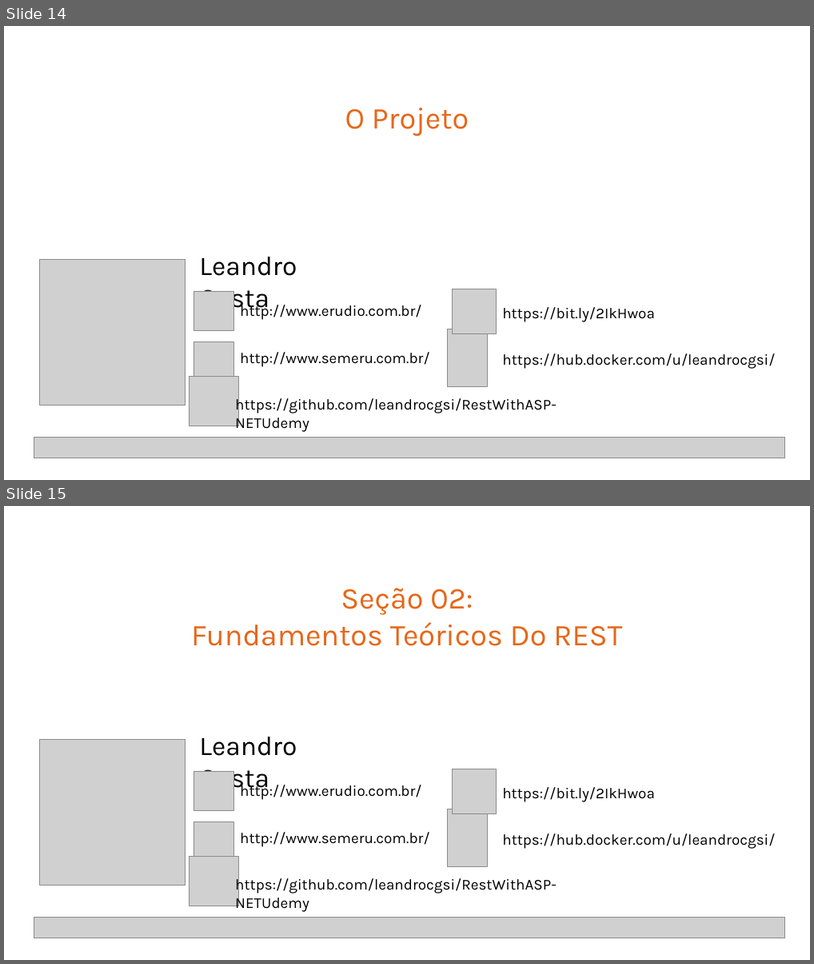
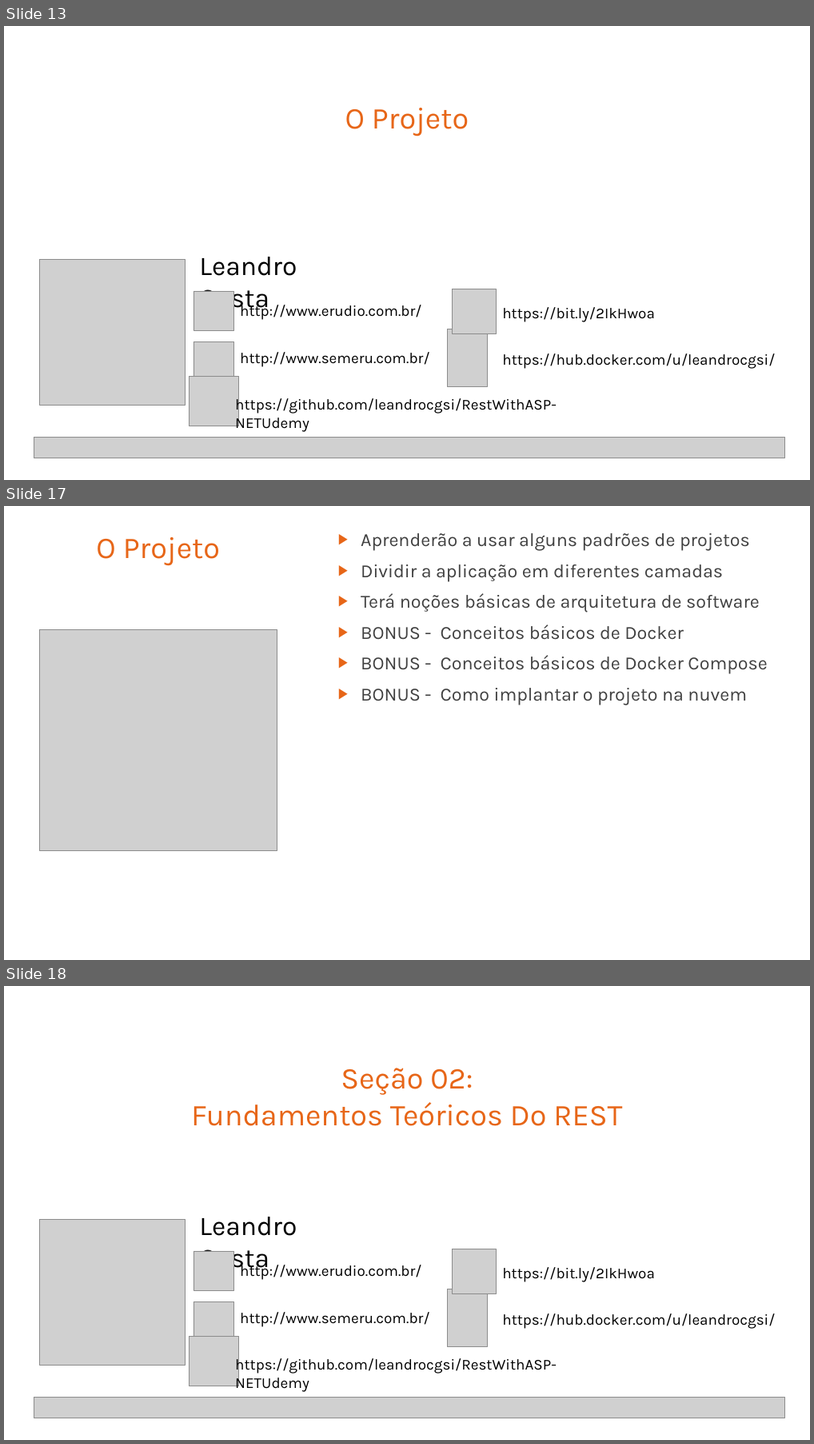
Before and after one commit to leandrocgsi/RestWithASP-NETUdemy, a slide deck: Documents/Building Modern RESTFul API's With ASP.NET Core - Architectural Overview.pptx. Shown one above the other, each under a label of ours: slides 14 and 15 before the commit, slides 13, 17 and 18 after it; the slides between them are not shown. The pictures are 814x964 and 814x1444 pixels, drawn with LibreOffice and Linux fonts; fonts in the diff are those of the drawing; grey boxes stand for pictures. Boxes give left, top, right and bottom in pixels: in the first picture for what was removed or moved away, otherwise in the second. Text is boxed around its words. In the diff, an @@ line names an element or a change of style, - is before the commit and + after.

```diff
--- a/Documents/Building Modern RESTFul API's With ASP.NET Core - Architectural Overview.pptx
+++ b/Documents/Building Modern RESTFul API's With ASP.NET Core - Architectural Overview.pptx
@@ slide 17 added at (x1=4, y1=506, x2=810, y2=960), background #FFFFFF @@
@@ title added at (x1=96, y1=537, x2=220, y2=565), 36 pt, text #E76618 @@
+O Projeto
@@ text added at (x1=361, y1=533, x2=767, y2=704), 22.2 pt, text #404040 @@
+▶ Aprenderão a usar alguns padrões de projetos
+▶ Dividir a aplicação em diferentes camadas
+▶ Terá noções básicas de arquitetura de software
+▶ BONUS - Conceitos básicos de Docker
+▶ BONUS - Conceitos básicos de Docker Compose
+▶ BONUS - Como implantar o projeto na nuvem
@@ picture added at (x1=39, y1=629, x2=278, y2=850) @@
@@ what was slide 14 is now slide 13 @@
@@ what was slide 15 is now slide 18 @@
```
Also in this commit, not shown: 7 other slides added, 1 slide removed.
